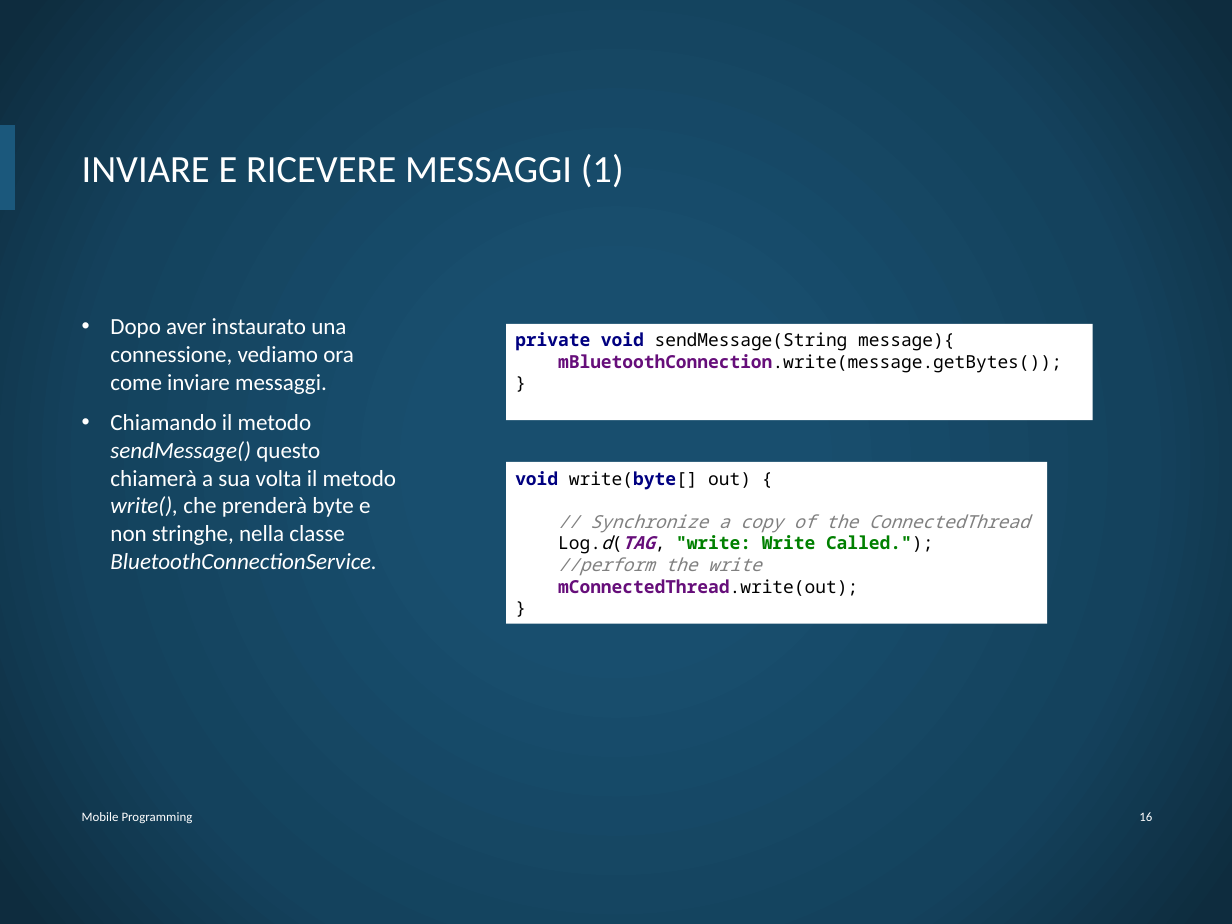
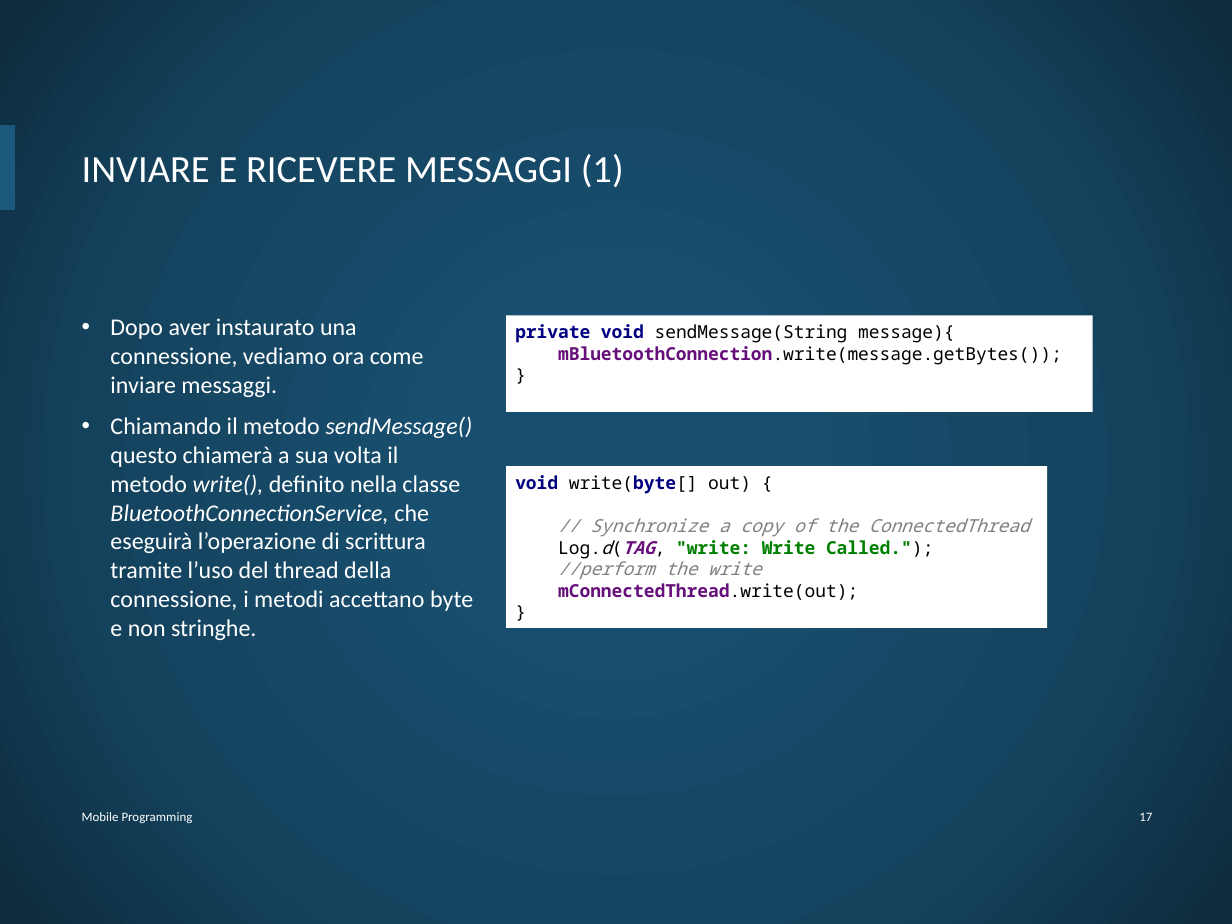
Before and after one commit to DiBattistaMattia/esoneroMP, a slide deck: slide 18 of esoneroMP.pptx (slide 17 before the commit). Drawn at 1232x924 pixels with LibreOffice and Linux fonts; fonts in the diff are those of the drawing; background and template pictures are left out. Boxes give left, top, right and bottom in pixels: in the first picture for what was removed or moved away, otherwise in the second. Text is boxed around its words. In the diff, an @@ line names an element or a change of style, - is before the commit and + after.

```diff
--- a/esoneroMP.pptx
+++ b/esoneroMP.pptx
@@ text at (110, 318, 424, 397): size 13.5 to 14 pt in "Dopo aver instaurato una connessione, vediamo ora ..." @@
@@ rectangle "private void sendMessage(String message){ mBluetoothConnecti ...": place and size @@
-rectangle "private void sendMessage(String message){ mBluetoothConnecti ..." at (506, 324, 1093, 420)
+rectangle "private void sendMessage(String message){ mBluetoothConnecti ..." at (506, 315, 1093, 411)
@@ text at (110, 416, 473, 640): text changed; size 13.5 to 14 pt @@
-• Chiamando il metodo sendMessage() questo chiamerà a sua volta il metodo write(), che prenderà byte e non stringhe, nella classe BluetoothConnectionService.
+• Chiamando il metodo sendMessage() questo chiamerà a sua volta il metodo write(), definito nella classe BluetoothConnectionService, che eseguirà l’operazione di scrittura tramite l’uso del thread della connessione, i metodi accettano byte e non stringhe.
@@ rectangle "void write(byte[] out) { // ...": place and size @@
-rectangle "void write(byte[] out) { // ..." at (506, 462, 1047, 623)
+rectangle "void write(byte[] out) { // ..." at (506, 466, 1047, 627)
@@ page number at (1139, 812, 1152, 821): text changed @@
-16
+17
```
Also in this commit, not shown: 19 other slides changed, 1 slide added.
